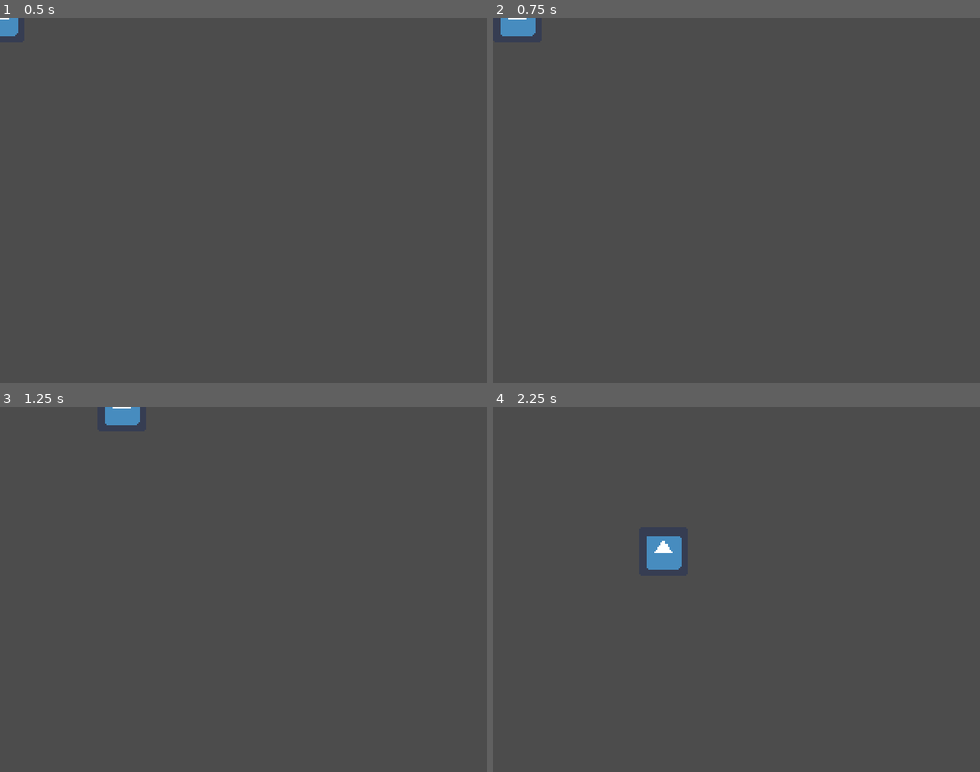
Above: before the commit, frames 1-4 (two rows, left to right).
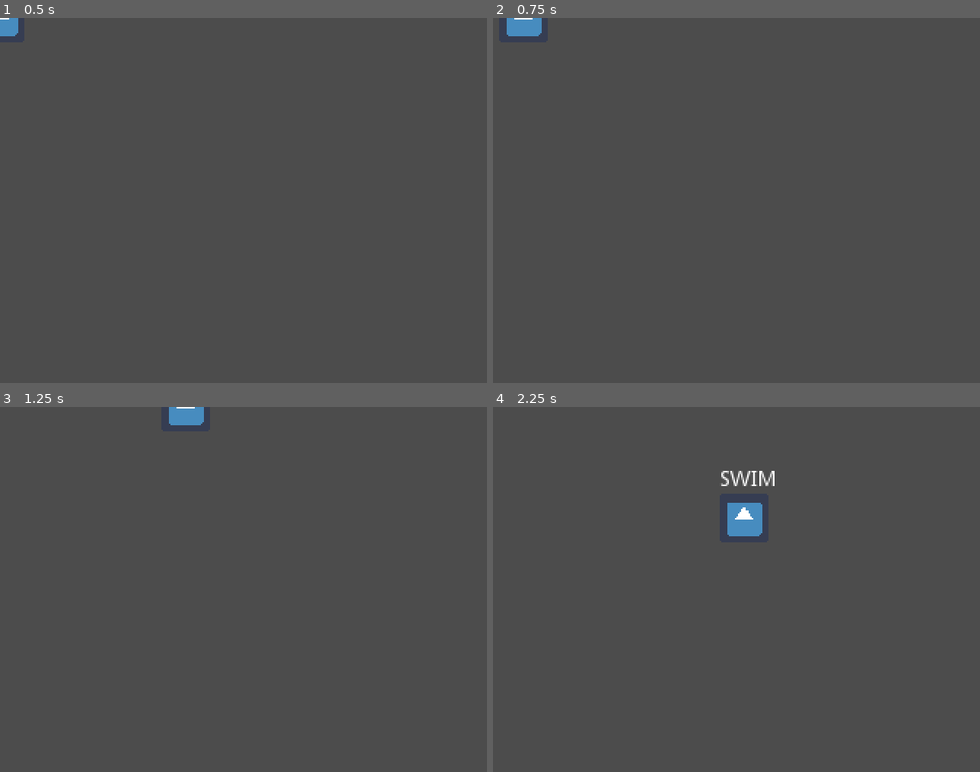
Above: after the commit, the same moments.

Repository: loopies2600/PixelGameJam-2024-Submission
Game: Godot game, scene res://scenes/game_state/gst_gamefield.tscn
The game is run twice, just before and just after one commit, with the same random seed, the same clock (stepped at 60 frames per second) and the same inputs. The engine's default icon, where the game draws it, is replaced by a stand-in: a white triangle on a blue panel in a dark square.
Inputs:
- Up to frame 1 (0.5 s): no input
- Up to frame 2 (0.75 s): tap Enter at 0.5 s; hold D (move_right) from 0.53 s (still down); hold Shift (run, bound only after the commit) from 0.53 s (still down)
- Up to frame 3 (1.25 s): keep holding D (move_right); keep holding Shift (run, bound only after the commit)
- Up to frame 4 (2.25 s): release D (move_right) at 1.28 s; release Shift (run, bound only after the commit) at 1.28 s; hold S (move_down) 1.28-2.03 s; tap Shift (run, bound only after the commit) at 1.35 s; hold D (move_right) from 2.03 s (still down); hold Shift (run, bound only after the commit) from 2.03 s (still down)

Frame 1 is identical in both runs. In frame 2, 0.1% of the frame differs, in the area x 1-10%, y 0-5%; in frame 3, 0.7%; in frame 4, 1.6%, in the area x 31-58%, y 17-45%.

Commit message:
titties perms

Diff:
--- a/project.godot
+++ b/project.godot
@@ -60,6 +60,11 @@
 "events": [ Object(InputEventKey,"resource_local_to_scene":false,"resource_name":"","device":0,"alt":false,"shift":false,"control":false,"meta":false,"command":false,"pressed":false,"scancode":68,"physical_scancode":0,"unicode":0,"echo":false,"script":null)
  ]
 }
+run={
+"deadzone": 0.5,
+"events": [ Object(InputEventKey,"resource_local_to_scene":false,"resource_name":"","device":0,"alt":false,"shift":false,"control":false,"meta":false,"command":false,"pressed":false,"scancode":16777237,"physical_scancode":0,"unicode":0,"echo":false,"script":null)
+ ]
+}
 
 [physics]
 
--- a/scenes/entity/player/player.gd
+++ b/scenes/entity/player/player.gd
@@ -1,8 +1,60 @@
 extends KinematicActor
 
+export (float, 0.0, 0.99) var walk_steering := 0.1
+export (float, 0.0, 0.99) var swim_steering := 0.96
+
+export (float) var walk_speed = 96.0
+export (float) var swim_speed = 280.0
+
+enum PlayerStates {
+	IDLE,
+	WALK,
+	SWIM
+}
+
+var current_state : int = PlayerStates.IDLE
 var input_direction : Vector2 = Vector2.ZERO
 
-func _process(delta):
+func _process(delta : float):
+	$StateText.text = PlayerStates.keys()[current_state]
+
 	input_direction = Input.get_vector("move_left", "move_right", "move_up", "move_down")
 
+	match current_state:
+		PlayerStates.IDLE:
+			_tick_idle_state(delta)
+		PlayerStates.WALK:
+			_tick_walk_state(delta)
+		PlayerStates.SWIM:
+			_tick_swim_state(delta)
+
+func is_input_moving() -> bool:
+	return input_direction != Vector2.ZERO
+
+func _tick_idle_state(delta : float):
+	if is_input_moving():
+		current_state = PlayerStates.WALK
+
+func _tick_walk_state(delta : float):
+	base_speed = walk_speed
+	steering = walk_steering
+
 	direction = input_direction
+
+	if Input.is_action_pressed("run"):
+		current_state = PlayerStates.SWIM
+
+	if not is_input_moving():
+		current_state = PlayerStates.IDLE
+
+func _tick_swim_state(delta : float):
+	base_speed = swim_speed
+	steering = swim_steering
+
+	direction = input_direction
+
+	if not Input.is_action_pressed("run"):
+		current_state = PlayerStates.WALK
+
+	if not is_input_moving():
+		current_state = PlayerStates.IDLE
--- a/scenes/entity/player/player.tscn
+++ b/scenes/entity/player/player.tscn
@@ -15,3 +15,12 @@
 
 [node name="Collision" type="CollisionShape2D" parent="."]
 shape = SubResource( 1 )
+
+[node name="Camera2D" type="Camera2D" parent="."]
+
+[node name="StateText" type="Label" parent="."]
+margin_left = -16.0
+margin_top = -32.0
+margin_right = 24.0
+margin_bottom = -18.0
+text = "Text"
